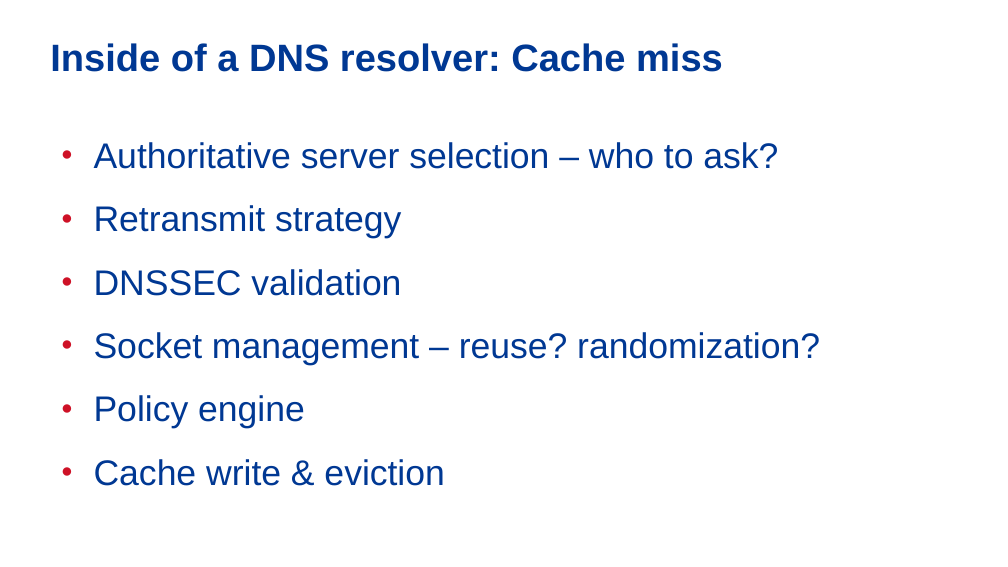
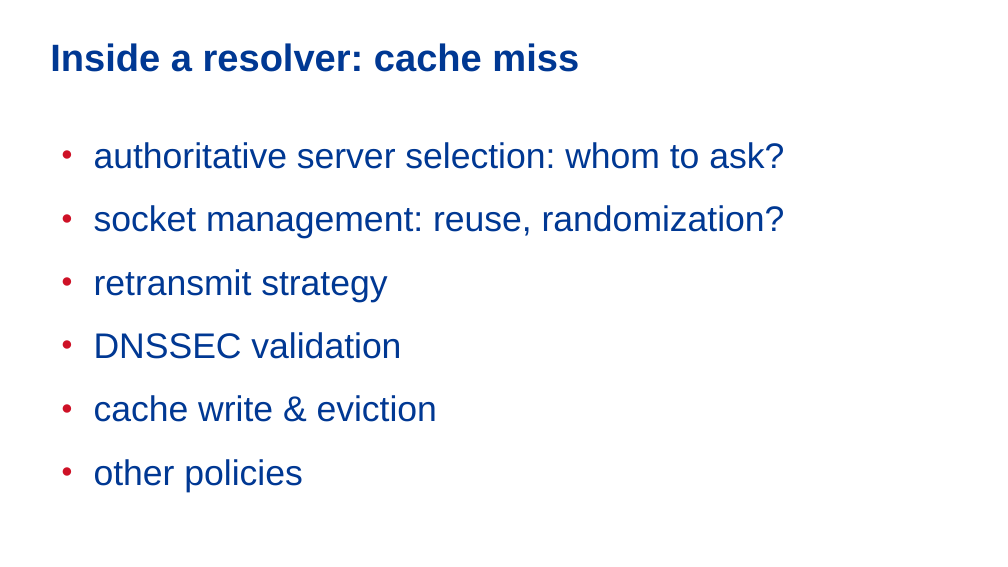
Before and after one commit to vcunat/nic-slides, a slide deck: slide 6 of 19-bench/benchmarking.odp. Drawn at 1008x567 pixels with LibreOffice and Linux fonts; fonts in the diff are those of the drawing; background and template pictures are left out. Boxes give left, top, right and bottom in pixels: in the first picture for what was removed or moved away, otherwise in the second. Text is boxed around its words. In the diff, an @@ line names an element or a change of style, - is before the commit and + after.

```diff
--- a/19-bench/benchmarking.odp
+++ b/19-bench/benchmarking.odp
@@ title at [50,43,579,72]: text changed @@
-Inside of a DNS resolver: Cache miss
+Inside a resolver: cache miss
@@ text at [94,142,785,302]: text changed @@
-● Authoritative server selection – who to ask?
-● Retransmit strategy
+● authoritative server selection: whom to ask?
+● socket management: reuse, randomization?
+● retransmit strategy
@@ text at [94,395,437,492]: text changed @@
-● Socket management – reuse? randomization?
-● Policy engine
-● Cache write & eviction
+● cache write & eviction
+● other policies
```
Also in this commit, not shown: 17 other slides changed, 1 slide removed.
